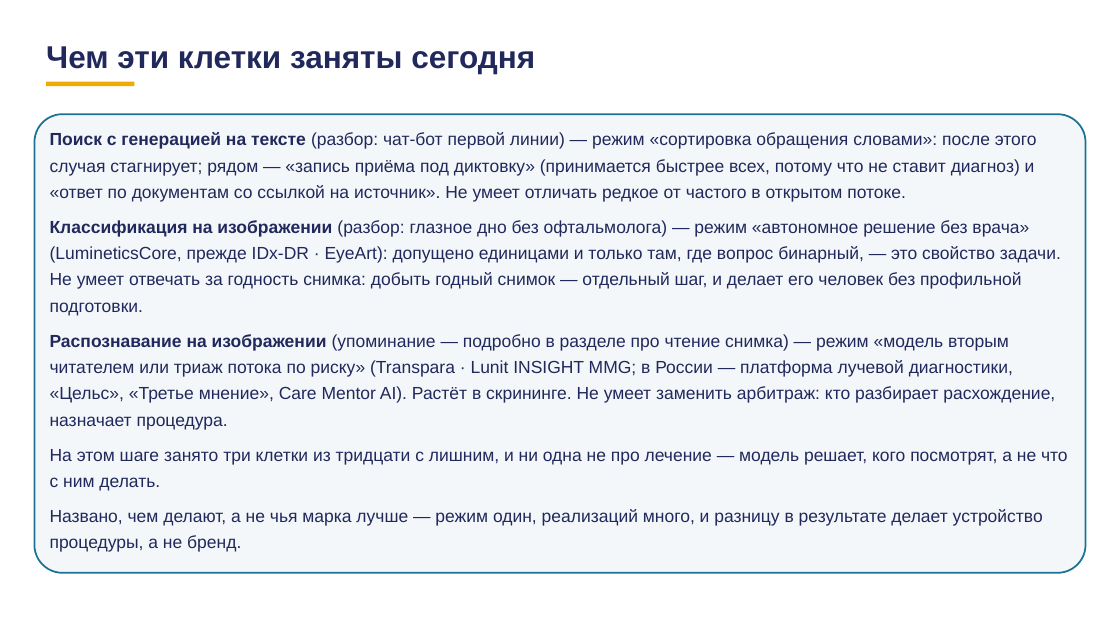
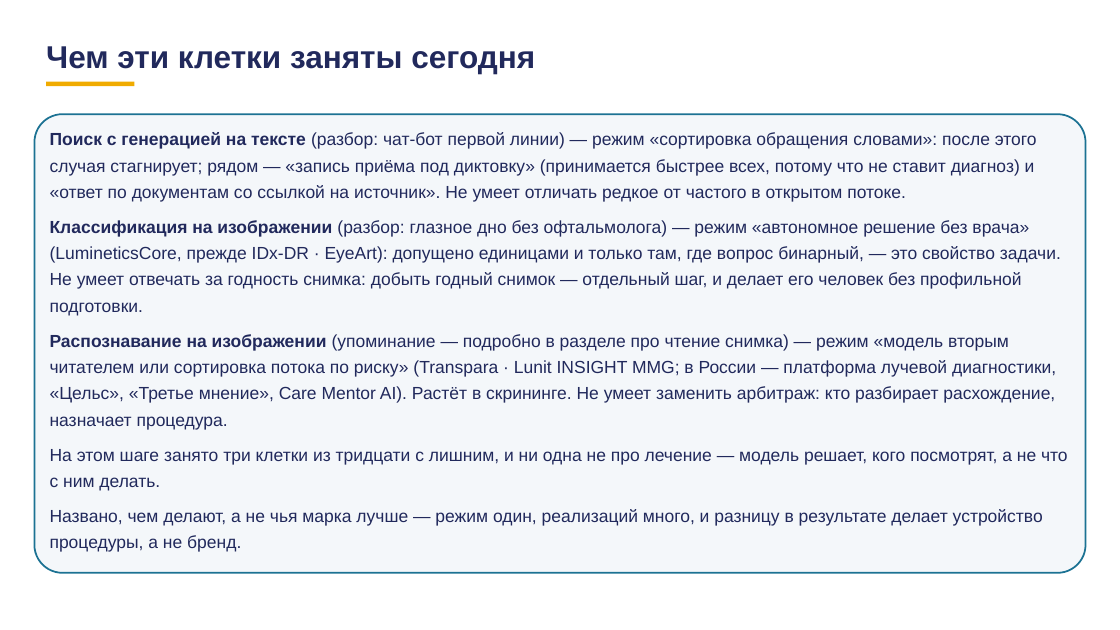
Before and after one commit to tellina-study/AI-usage-lessons, a slide deck: slide 21 of library/lectures/lec-07/rework/deck/lec-07-karkas.pptx. Drawn at 1120x630 pixels with LibreOffice and Linux fonts; fonts in the diff are those of the drawing. Boxes give left, top, right and bottom in pixels: in the first picture for what was removed or moved away, otherwise in the second. Text is boxed around its words. In the diff, an @@ line names an element or a change of style, - is before the commit and + after.

```diff
--- a/library/lectures/lec-07/rework/deck/lec-07-karkas.pptx
+++ b/library/lectures/lec-07/rework/deck/lec-07-karkas.pptx
@@ text at (x1=50, y1=334, x2=1056, y2=430): text changed @@
-Распознавание на изображении (упоминание — подробно в разделе про чтение снимка) — режим «модель вторым читателем или триаж потока по риску» (Transpara · Lunit INSIGHT MMG; в России — платформа лучевой диагностики, «Цельс», «Третье мнение», Care Mentor AI). Растёт в скрининге. Не умеет заменить арбитраж: кто разбирает расхождение, назначает процедура.
+Распознавание на изображении (упоминание — подробно в разделе про чтение снимка) — режим «модель вторым читателем или сортировка потока по риску» (Transpara · Lunit INSIGHT MMG; в России — платформа лучевой диагностики, «Цельс», «Третье мнение», Care Mentor AI). Растёт в скрининге. Не умеет заменить арбитраж: кто разбирает расхождение, назначает процедура.
```
Also in this commit, not shown: 7 other slides changed, 48 other files.
